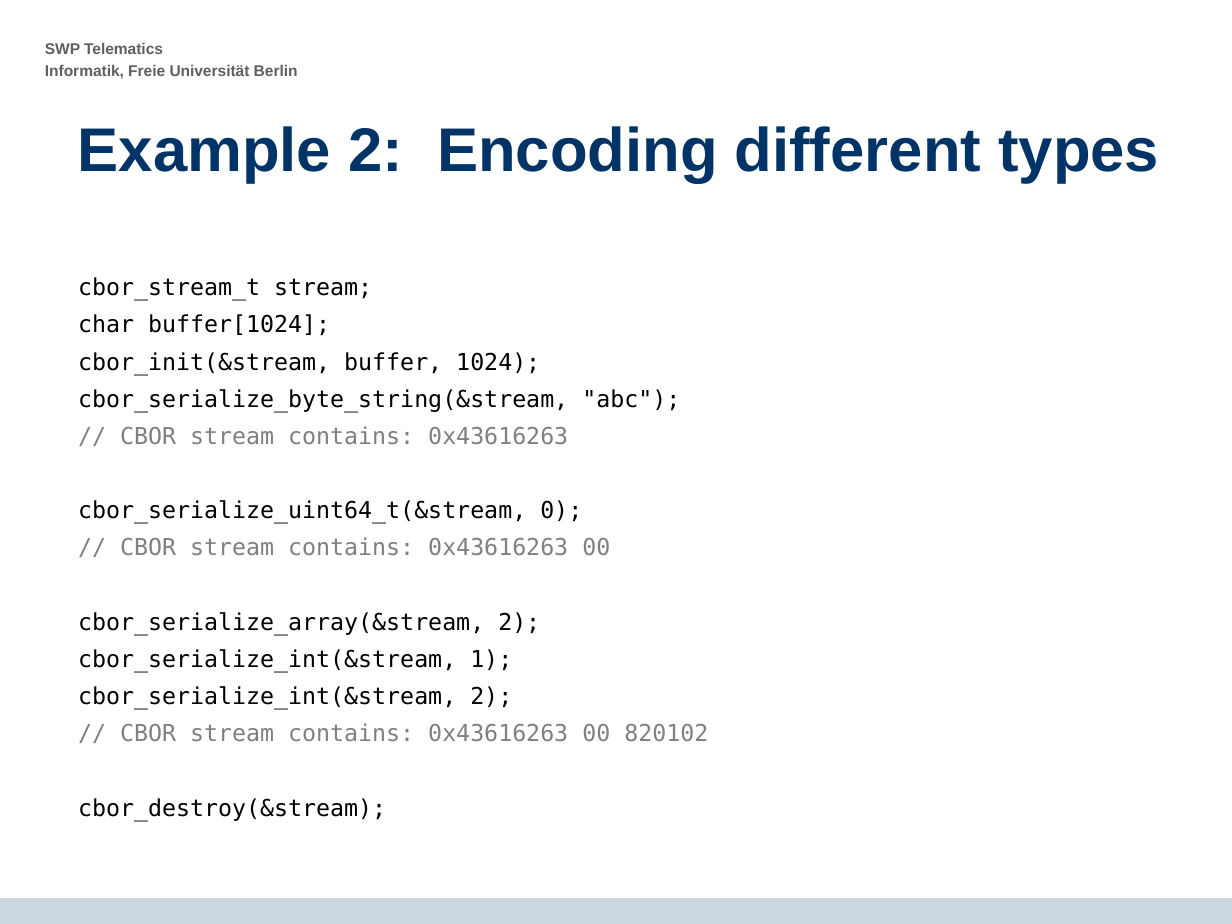
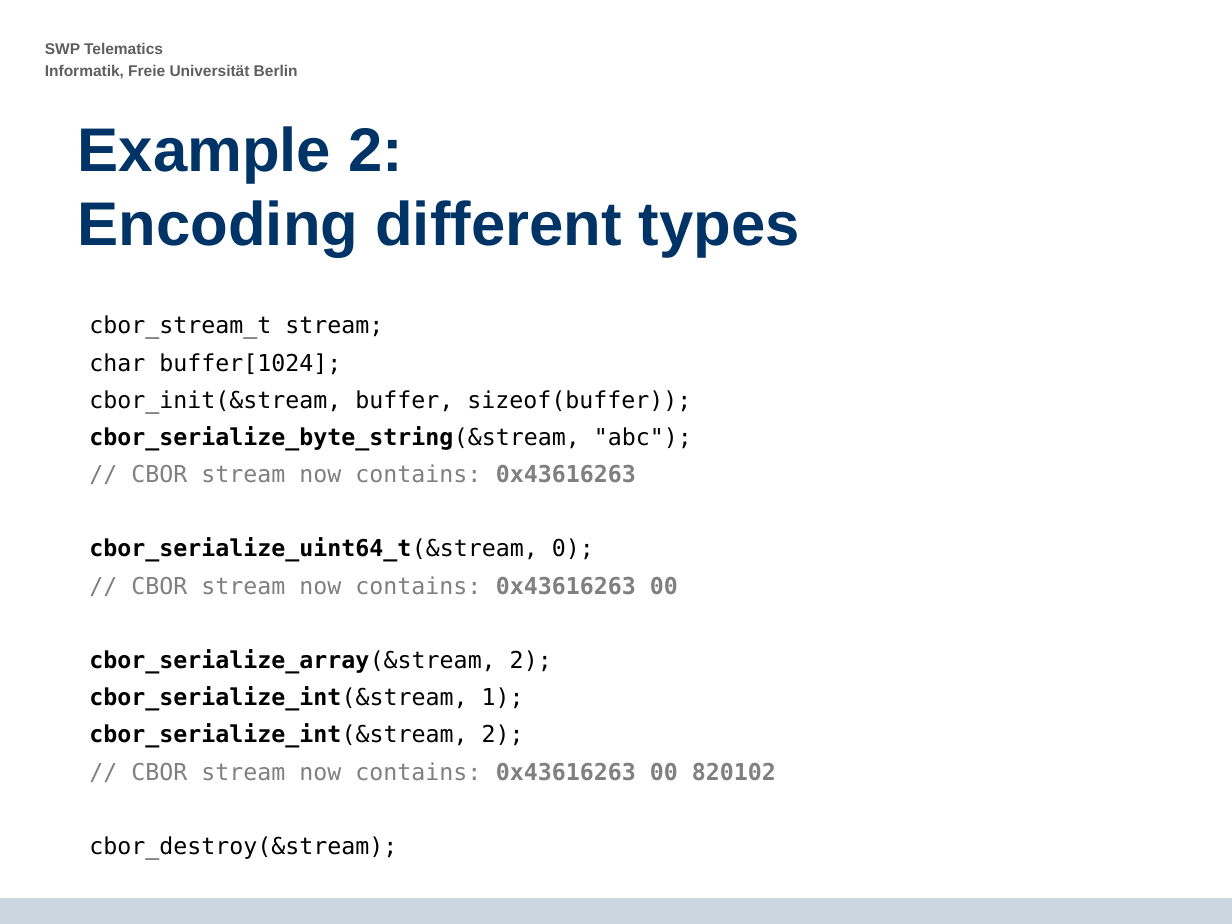
Before and after one commit to krf/cbor-for-riot, a slide deck: slide 26 of CBOR-Presentation_2014-07-15_final_presentation_v5.odp (slide 28 before the commit). Drawn at 1232x924 pixels with LibreOffice and Linux fonts; fonts in the diff are those of the drawing; background and template pictures are left out. Boxes give left, top, right and bottom in pixels: in the first picture for what was removed or moved away, otherwise in the second. Text is boxed around its words. In the diff, an @@ line names an element or a change of style, - is before the commit and + after.

```diff
--- a/CBOR-Presentation_2014-07-15_final_presentation_v5.odp
+++ b/CBOR-Presentation_2014-07-15_final_presentation_v5.odp
@@ title "Example 2: Encoding different types" rewrapped from [78, 126, 1159, 183] to [78, 126, 800, 257] @@
@@ text "cbor_stream_t stream;": place and size @@
-text "cbor_stream_t stream;" at [78, 277, 708, 822]
+text "cbor_stream_t stream;" at [89, 315, 776, 860]
@@ text at [89, 390, 691, 414]: text changed @@
-cbor_init(&stream, buffer, 1024);
+cbor_init(&stream, buffer, sizeof(buffer));
@@ text at [89, 426, 692, 748]: bold on in "cbor_serialize_byte_string(&stream,", "cbor_serialize_uint64_t(&stream,", "cbor_serialize_array(&stream,", "cbor_serialize_int(&stream," and 1 more places @@
@@ text at [131, 464, 636, 482]: text changed @@
-// CBOR stream contains: 0x43616263
+// CBOR stream now contains: 0x43616263
@@ text at [131, 576, 678, 594]: text changed @@
-// CBOR stream contains: 0x43616263 00
+// CBOR stream now contains: 0x43616263 00
@@ text at [131, 762, 776, 780]: text changed @@
-// CBOR stream contains: 0x43616263 00 820102
+// CBOR stream now contains: 0x43616263 00 820102
```
Also in this commit, not shown: 18 other slides changed, 3 slides added, 1 slide removed.
